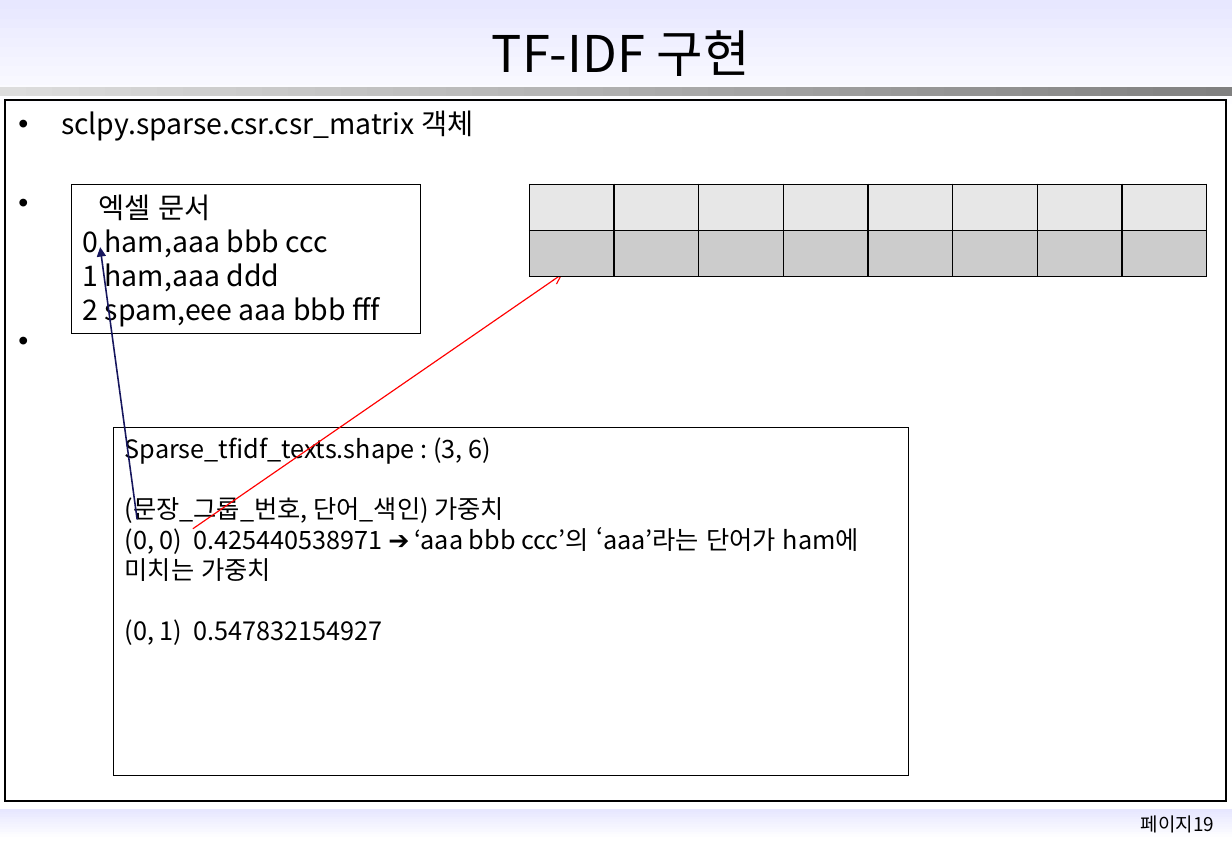
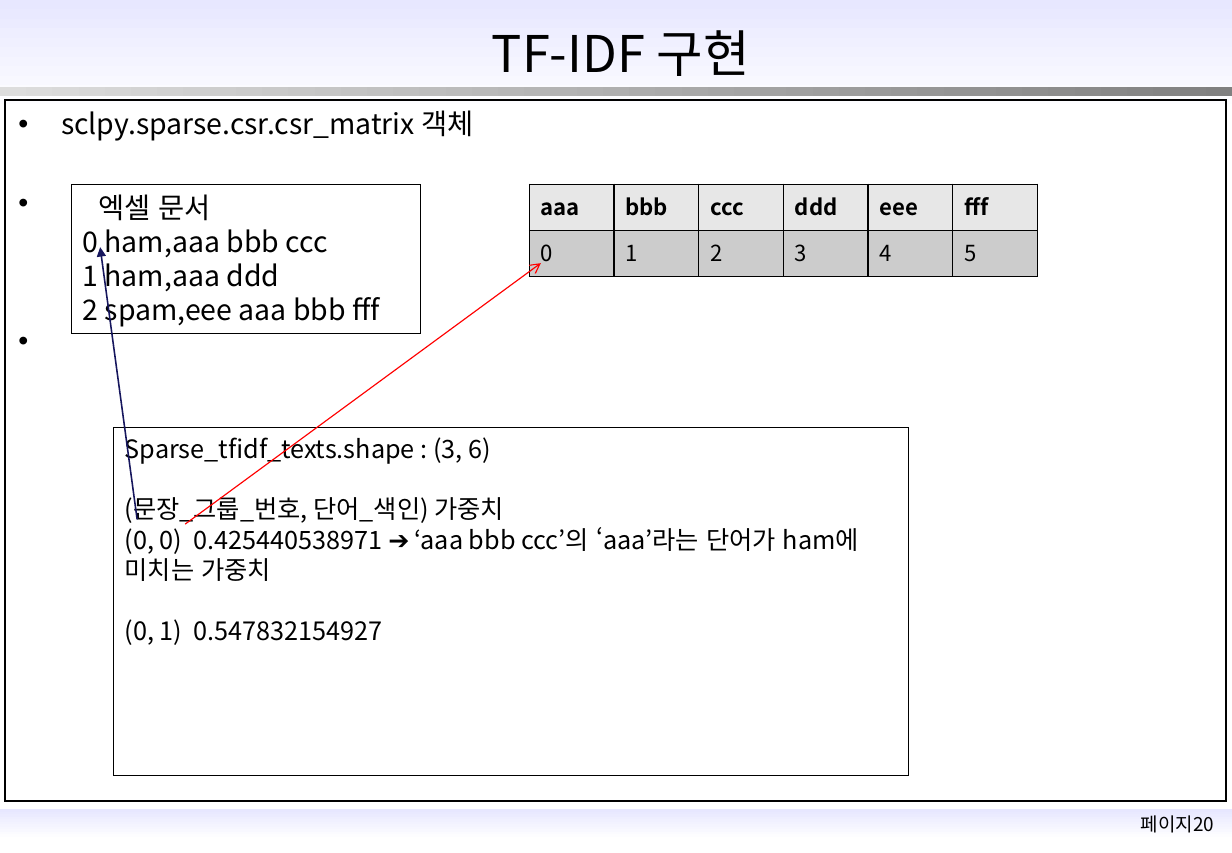
Before and after one commit to vt0311/acorn_tensor, a slide deck: slide 20 of cookbook/chap07_Jayeoneo/자연어 처리.pptx (slide 19 before the commit). Drawn at 1232x853 pixels with LibreOffice and Linux fonts; fonts in the diff are those of the drawing; background and template pictures are left out. Boxes give left, top, right and bottom in pixels: in the first picture for what was removed or moved away, otherwise in the second. Text is boxed around its words. In the diff, an @@ line names an element or a change of style, - is before the commit and + after.

```diff
--- a/cookbook/chap07_Jayeoneo/자연어 처리.pptx
+++ b/cookbook/chap07_Jayeoneo/자연어 처리.pptx
@@ table at <box>530,184,1035,276</box> @@
-column 1:  | 
-column 2:  | 
-column 3:  | 
-column 4:  | 
-column 5:  | 
-column 6:  | 
-column 7:  | 
-column 8:  | 
+column 1: aaa | 0
+column 2: bbb | 1
+column 3: ccc | 2
+column 4: ddd | 3
+column 5: eee | 4
+column 6: fff | 5
@@ table: place and size @@
-table at <box>530,184,1204,276</box>
+table at <box>530,184,1035,276</box>
@@ arrow moved from (193, 529) - (562, 274) to (185, 524) - (541, 263) @@
@@ text at <box>1141,815,1214,833</box>: text changed @@
-페이지19
+페이지20
```
Also in this commit, not shown: 25 other files.
